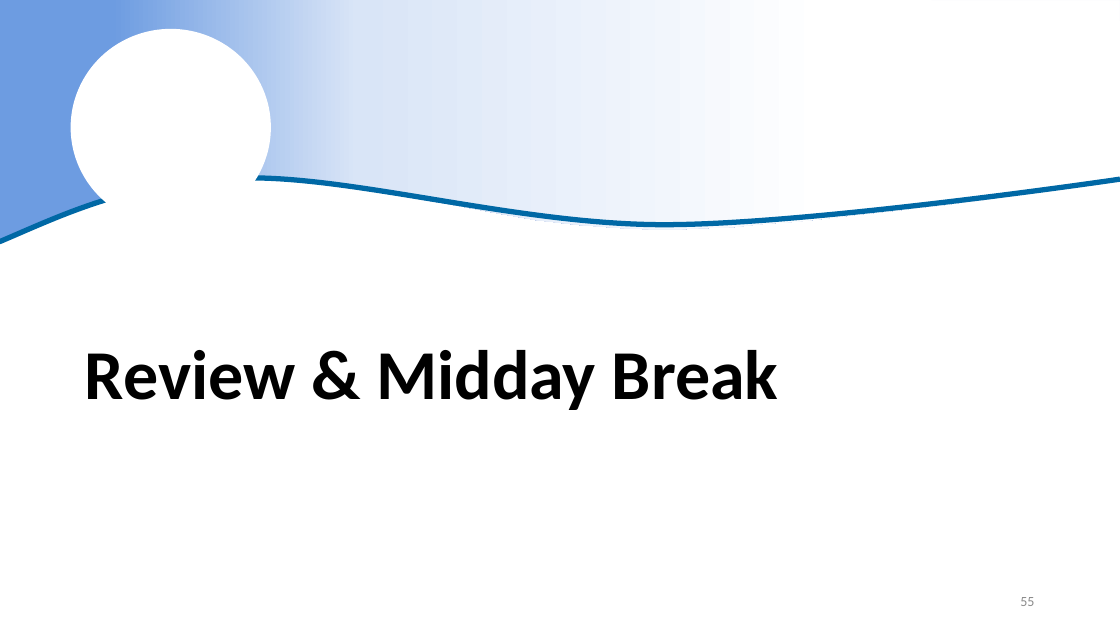
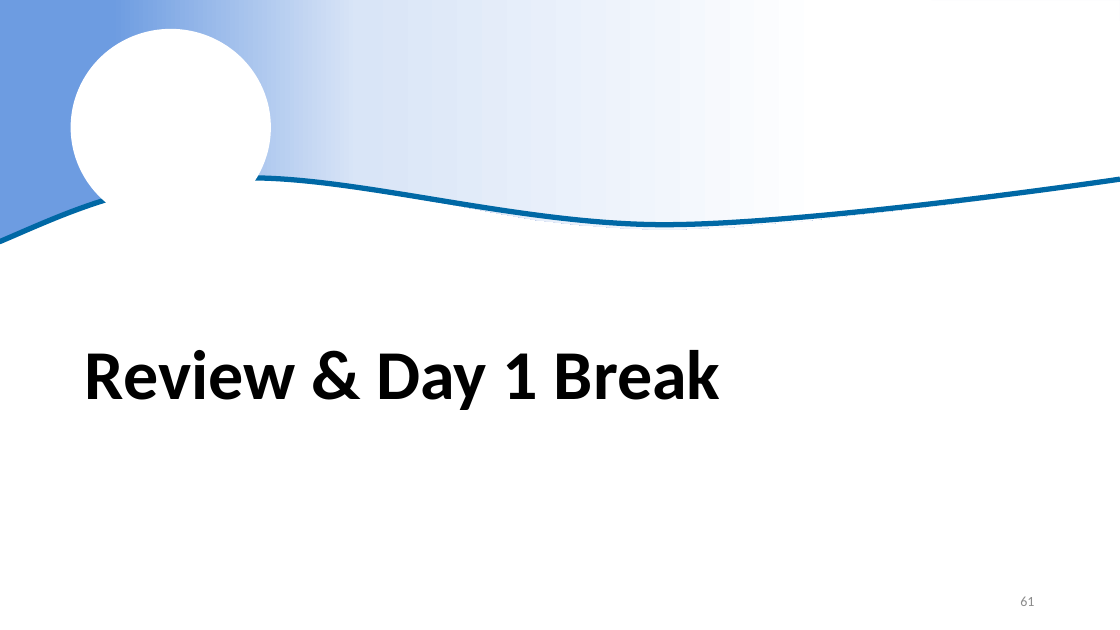
Before and after one commit to justinpriest/R_Intro_ADFG, a slide deck: slide 61 of The Basics of R.pptx (slide 55 before the commit). Drawn at 1120x630 pixels with LibreOffice and Linux fonts; fonts in the diff are those of the drawing; background and template pictures are left out. Boxes give left, top, right and bottom in pixels: in the first picture for what was removed or moved away, otherwise in the second. Text is boxed around its words. In the diff, an @@ line names an element or a change of style, - is before the commit and + after.

```diff
--- a/The Basics of R.pptx
+++ b/The Basics of R.pptx
@@ title at (85, 350, 721, 410): text changed @@
-Review & Midday Break
+Review & Day 1 Break
@@ page number at (1020, 597, 1034, 606): text changed @@
-55
+61
```
Also in this commit, not shown: 17 other slides changed, 20 slides added, 7 slides removed, 6 other files.
